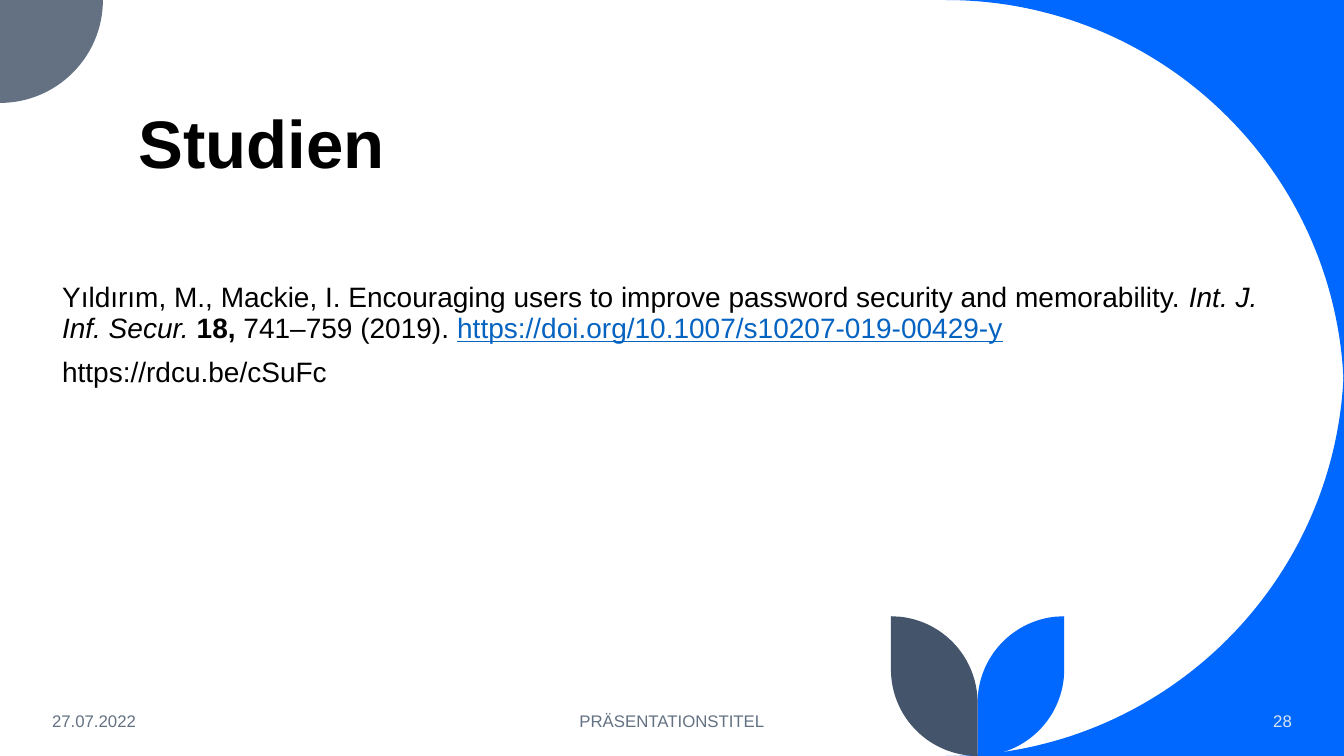
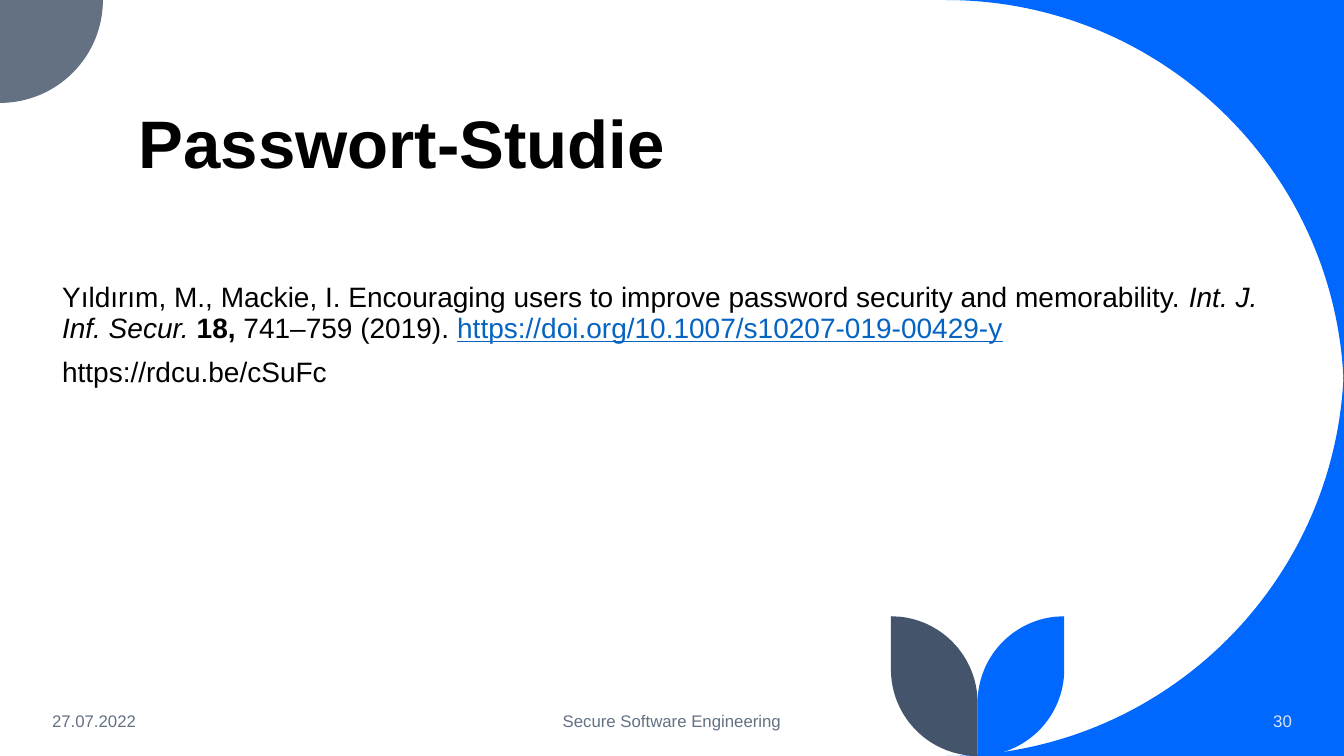
Before and after one commit to BranAndSceolan/SSE-Notes, a slide deck: slide 30 of documentation/Notiz-App.pptx (slide 28 before the commit). Drawn at 1344x756 pixels with LibreOffice and Linux fonts; fonts in the diff are those of the drawing. Boxes give left, top, right and bottom in pixels: in the first picture for what was removed or moved away, otherwise in the second. Text is boxed around its words. In the diff, an @@ line names an element or a change of style, - is before the commit and + after.

Commit message:
presentation update

```diff
--- a/documentation/Notiz-App.pptx
+++ b/documentation/Notiz-App.pptx
@@ title at bbox=[139, 119, 665, 169]: text changed @@
-Studien
+Passwort-Studie
@@ text at bbox=[563, 715, 781, 731]: text changed @@
-PRÄSENTATIONSTITEL
+Secure Software Engineering
@@ page number at bbox=[1273, 715, 1292, 727]: text changed @@
-28
+30
```
Also in this commit, not shown: 6 other slides changed, 2 slides added, 2 other files.
